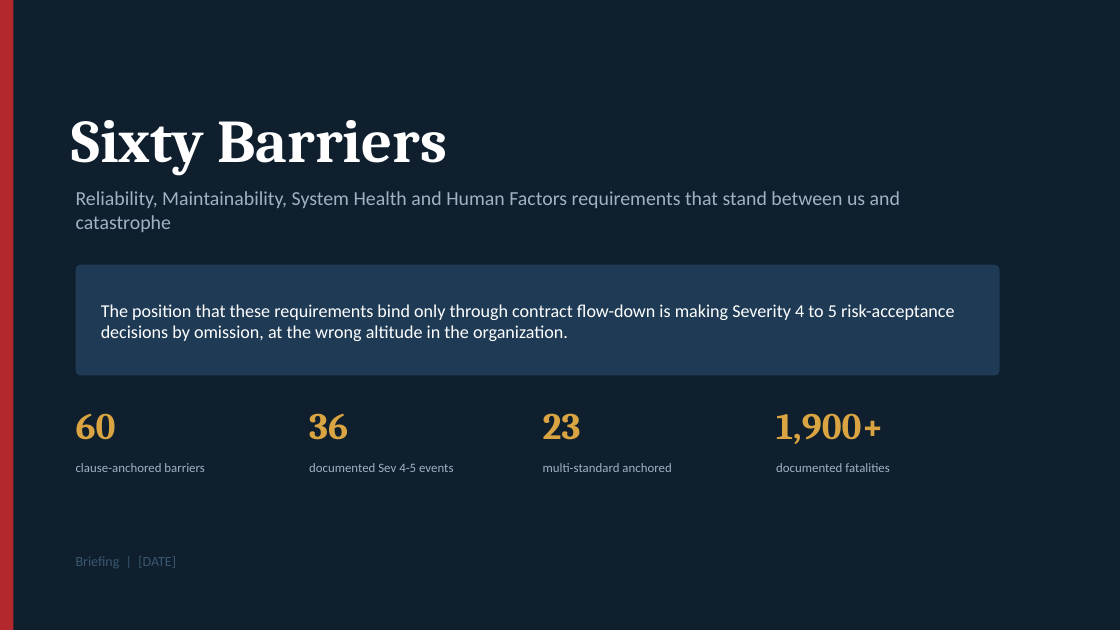
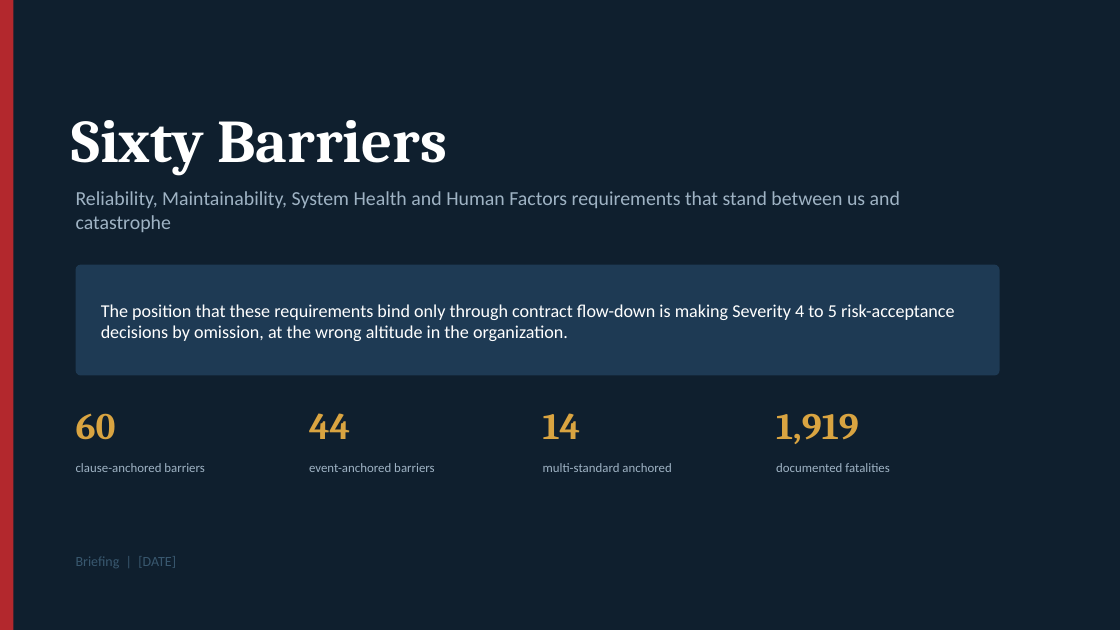
Before and after one commit to curtfoxley-cloud/Process, a slide deck: slide 1 of Sixty_Barriers_RM_Deck.pptx. Drawn at 1120x630 pixels with LibreOffice and Linux fonts; fonts in the diff are those of the drawing. Boxes give left, top, right and bottom in pixels: in the first picture for what was removed or moved away, otherwise in the second. Text is boxed around its words. In the diff, an @@ line names an element or a change of style, - is before the commit and + after.

```diff
--- a/Sixty_Barriers_RM_Deck.pptx
+++ b/Sixty_Barriers_RM_Deck.pptx
@@ text at [309, 413, 350, 439]: text changed @@
-36
+44
@@ text at [543, 413, 581, 439]: text changed @@
-23
+14
@@ text at [776, 413, 859, 444]: text changed @@
-1,900+
+1,919
@@ text at [309, 463, 434, 472]: text changed @@
-documented Sev 4-5 events
+event-anchored barriers
```
Also in this commit, not shown: 3 other slides changed, 1 other file.
